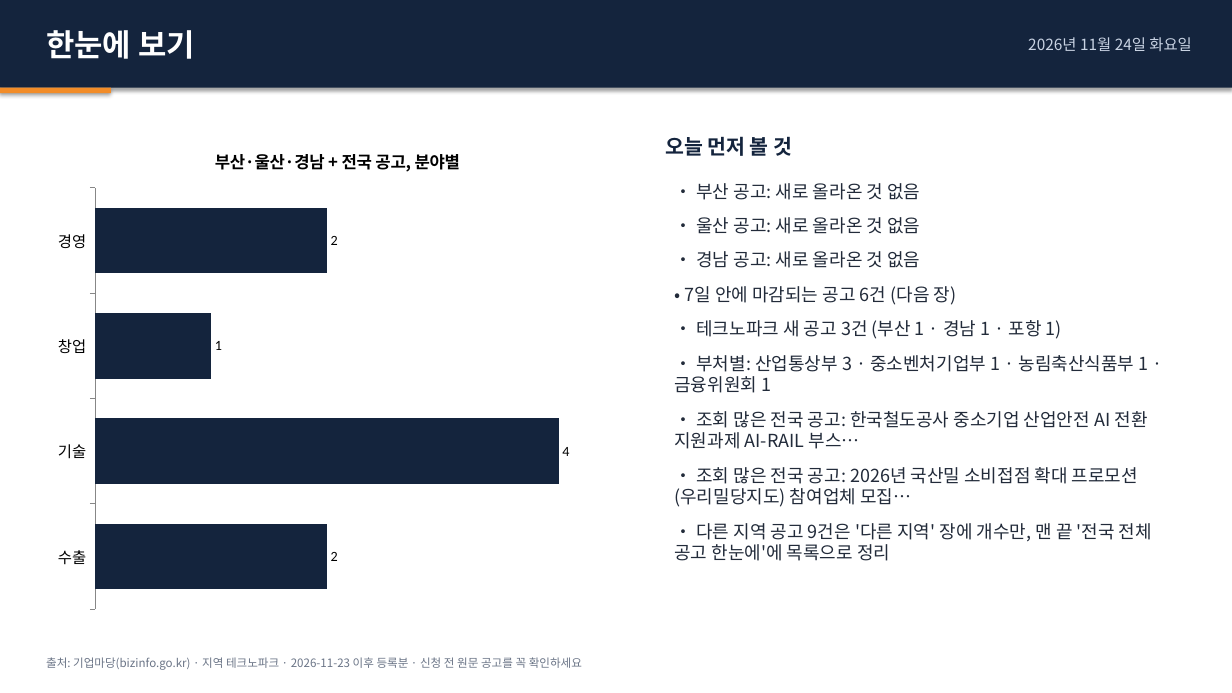
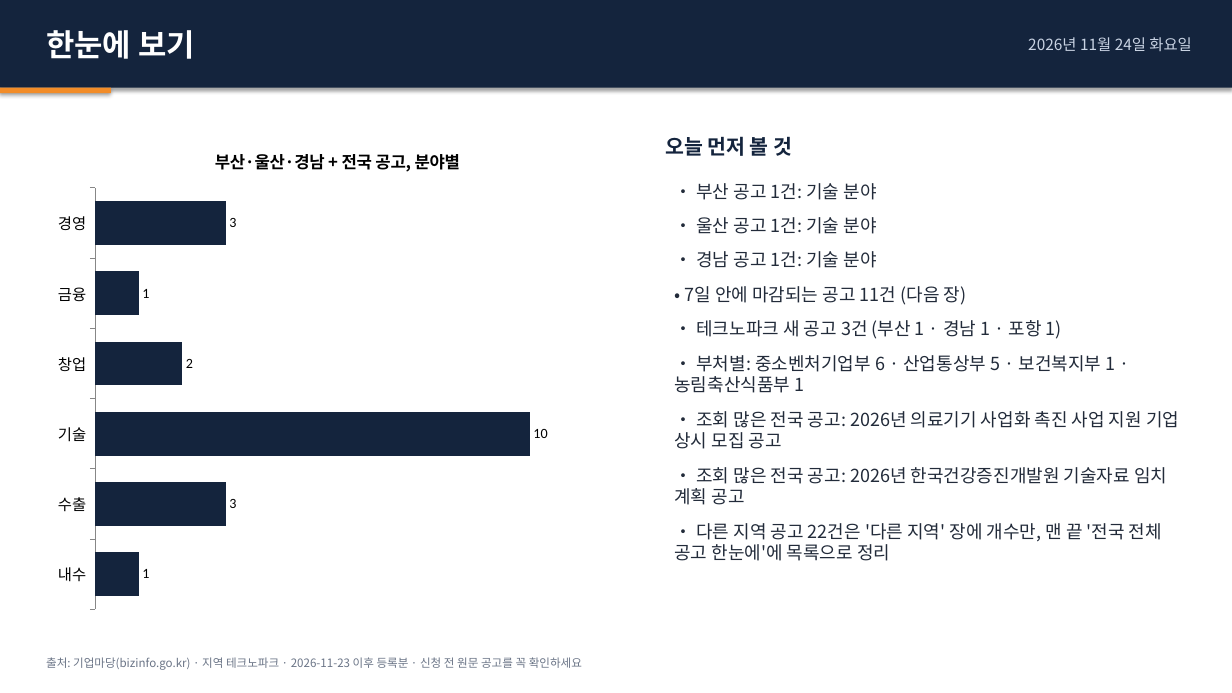
Before and after one commit to juddmank/helprnd.com, a slide deck: slide 2 of site/briefings/2026-11-24_지원사업공고.pptx. Drawn at 1232x693 pixels with LibreOffice and Linux fonts; fonts in the diff are those of the drawing. Boxes give left, top, right and bottom in pixels: in the first picture for what was removed or moved away, otherwise in the second. Text is boxed around its words. In the diff, an @@ line names an element or a change of style, - is before the commit and + after.

Commit message:
공고 업데이트 2026-11-24

```diff
--- a/site/briefings/2026-11-24_지원사업공고.pptx
+++ b/site/briefings/2026-11-24_지원사업공고.pptx
@@ bar chart at (46, 129, 628, 619) @@
-categories: 경영, 창업, 기술, 수출
+categories: 경영, 금융, 창업, 기술, 수출, 내수
-Series 1: 2, 1, 4, 2
+Series 1: 3, 1, 2, 10, 3, 1
@@ text at (684, 183, 967, 305): text changed @@
-• 부산 공고: 새로 올라온 것 없음
-• 울산 공고: 새로 올라온 것 없음
-• 경남 공고: 새로 올라온 것 없음
-• 7일 안에 마감되는 공고 6건 (다음 장)
+• 부산 공고 1건: 기술 분야
+• 울산 공고 1건: 기술 분야
+• 경남 공고 1건: 기술 분야
+• 7일 안에 마감되는 공고 11건 (다음 장)
@@ text at (674, 355, 1179, 561): text changed @@
-• 부처별: 산업통상부 3 · 중소벤처기업부 1 · 농림축산식품부 1 · 금융위원회 1
-• 조회 많은 전국 공고: 한국철도공사 중소기업 산업안전 AI 전환 지원과제 AI-RAIL 부스…
-• 조회 많은 전국 공고: 2026년 국산밀 소비접점 확대 프로모션(우리밀당지도) 참여업체 모집…
-• 다른 지역 공고 9건은 '다른 지역' 장에 개수만, 맨 끝 '전국 전체 공고 한눈에'에 목록으로 정리
+• 부처별: 중소벤처기업부 6 · 산업통상부 5 · 보건복지부 1 · 농림축산식품부 1
+• 조회 많은 전국 공고: 2026년 의료기기 사업화 촉진 사업 지원 기업 상시 모집 공고
+• 조회 많은 전국 공고: 2026년 한국건강증진개발원 기술자료 임치 계획 공고
+• 다른 지역 공고 22건은 '다른 지역' 장에 개수만, 맨 끝 '전국 전체 공고 한눈에'에 목록으로 정리
```
Also in this commit, not shown: 11 other slides changed, 13 slides added, 3 other files.
